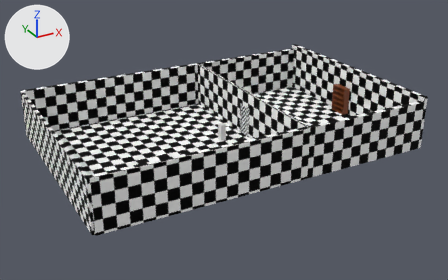
A saved change to the Blender file games/silvershottools/environment_testbed/modeling/testbed_map_a.blend.
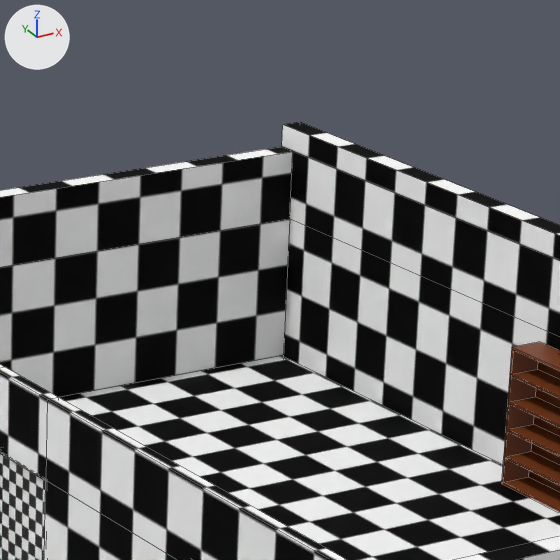
Each version appears first whole from a 50 mm lens placed at (-14.5, -50.1, 25.1), pointed at (12.4, -1.1, 0.6), and next in a close-up on the part from 54% to 76% of the width and 8% to 44% of the height. The lights are fixed; the arrows at upper left show +X, +Y and +Z. The first two pictures are the older version. The close-ups show mesh edges as thin lines.

Objects in the first close-up: 'DOOR_a', 'bookcase', 'map_static'.
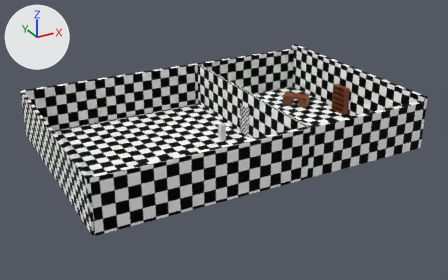
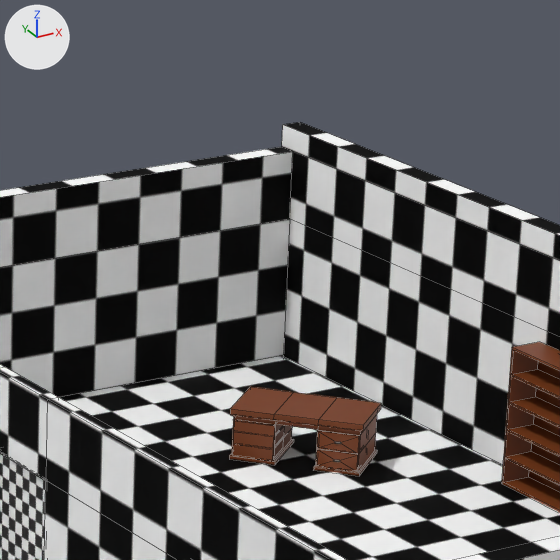
Where the newer file only moved an object's origin or applied its transform, the numbers keep the older frame.

Where the change shows, as pixel boxes [x1, y1, x2, y2] in the close-ups (560 x 560 px):
'desk', added (brown)
    after: [229, 387, 381, 475]
'DRAWER_desk_tr', added (brown)
    after: [317, 430, 360, 454]
'DRAWER_desk_br', added (brown)
    after: [316, 449, 359, 472]

Diff of the bpy script that builds the scene:
```diff
--- a/games/silvershottools/environment_testbed/modeling/testbed_map_a.blend.py
+++ b/games/silvershottools/environment_testbed/modeling/testbed_map_a.blend.py
@@ img_knife_texture_png_001 @@
+img_knife_texture_png_001 = load_image('knife_texture.png.001', '_unpacked/knife_texture.png', 128, 128, 'sRGB')
@@ mat_material_007 @@
 mat_material_007 = principled_material('Material.007')
-mat_material_007.texture = img_knife_texture_png
+mat_material_007.texture = img_knife_texture_png_001
@@ me_cube_029 @@
+me_cube_029.from_pydata(...)  # 32 vertices, 30 faces; spans x -1.25..1.0, y -1.06..1.06, z -1.09..1.09
+me_cube_029.materials.append(mat_material_007)  # picture img_knife_texture_png_001
@@ me_cube_007 @@
+me_cube_007.from_pydata(...)  # 128 vertices, 126 faces; spans x -0.73..0.73, y -1.4..1.4, z -1.04..0.07
+me_cube_007.materials.append(mat_material_007)  # picture img_knife_texture_png_001
@@ ob_drawer_desk_br @@
+ob_drawer_desk_br = bpy.data.objects.new('DRAWER_desk_br', me_cube_029)
+ob_drawer_desk_br.parent = ob_desk
+ob_drawer_desk_br.matrix_parent_inverse = Matrix(((1.0, 0.0, 0.0, -24.26), (0.0, 1.0, 0.0, -3.877), (0.0, 0.0, 1.0, -1.112), (0.0, 0.0, 0.0, 1.0)))
+ob_drawer_desk_br.location = (23.95, 2.983, 0.346)
+ob_drawer_desk_br.scale = (0.343, 0.417, 0.175)
@@ ob_desk @@
+ob_desk = bpy.data.objects.new('desk', me_cube_007)
+ob_desk.location = (25.16, 4.88, 1.12)
+ob_desk.rotation_euler = (0.0, 0.0, 0.694)  # degrees (0, 0, 40)
@@ ob_drawer_desk_tr @@
+ob_drawer_desk_tr = bpy.data.objects.new('DRAWER_desk_tr', me_cube_029.copy())
+ob_drawer_desk_tr.parent = ob_desk
+ob_drawer_desk_tr.matrix_parent_inverse = Matrix(((1.0, 0.0, 0.0, -24.26), (0.0, 1.0, 0.0, -3.877), (0.0, 0.0, 1.0, -1.112), (0.0, 0.0, 0.0, 1.0)))
+ob_drawer_desk_tr.location = (23.95, 2.983, 0.738)
+ob_drawer_desk_tr.scale = (0.343, 0.417, 0.175)
```
